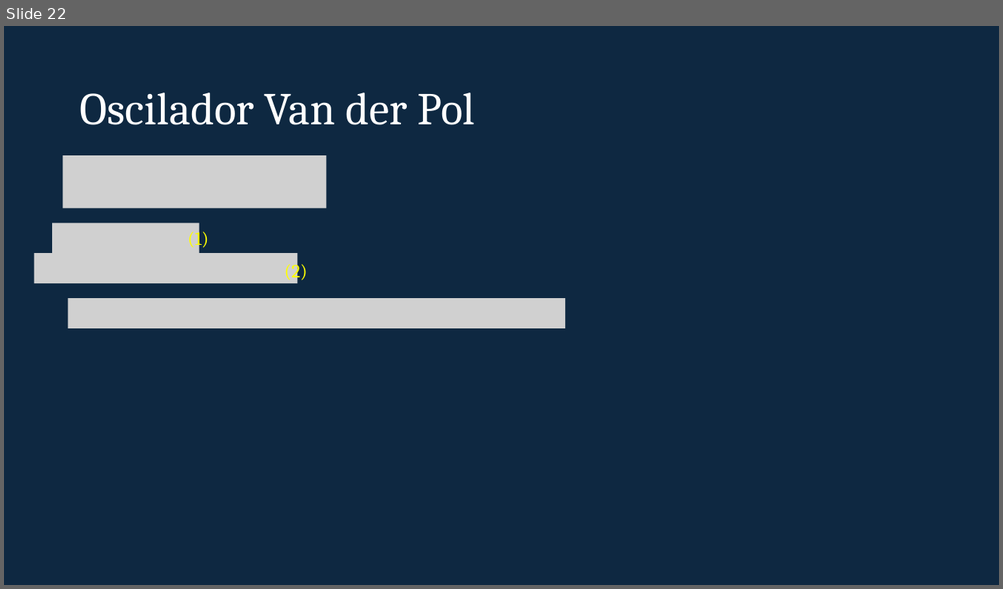
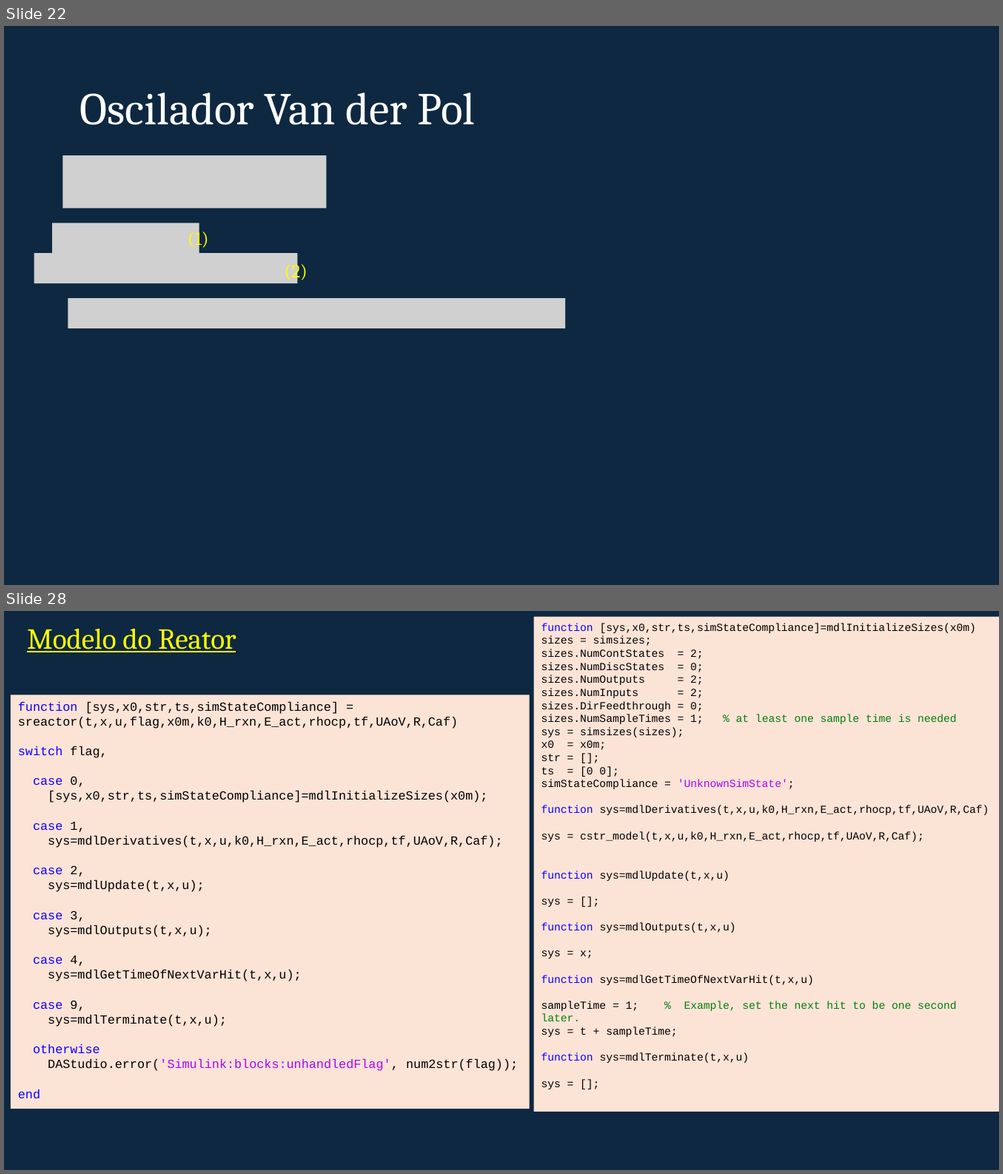
Before and after one commit to sergioacg/simulink-ep, a slide deck: Simulink.pptx. Shown one above the other, each under a label of ours: slide 22 before the commit, slides 22 and 28 after it; the slides between them are not shown. The pictures are 1003x589 and 1003x1174 pixels, drawn with LibreOffice and Linux fonts; fonts in the diff are those of the drawing; grey boxes stand for pictures; background and template pictures are left out. Boxes give left, top, right and bottom in pixels: in the first picture for what was removed or moved away, otherwise in the second. Text is boxed around its words. In the diff, an @@ line names an element or a change of style, - is before the commit and + after.

```diff
--- a/Simulink.pptx
+++ b/Simulink.pptx
@@ slide 28 added at bbox=[4, 611, 999, 1170], background #0E2841 @@
@@ title added at bbox=[27, 628, 236, 652], 28 pt, text #FFFF00, underline @@
+Modelo do Reator
@@ rectangle added at bbox=[534, 617, 999, 1113], fill #FBE3D6, 10.5 pt, text #000000 @@
+function [sys,x0,str,ts,simStateCompliance]=mdlInitializeSizes(x0m)
+sizes = simsizes;
+sizes.NumContStates = 2;
+sizes.NumDiscStates = 0;
+sizes.NumOutputs = 2;
+sizes.NumInputs = 2;
+sizes.DirFeedthrough = 0;
+sizes.NumSampleTimes = 1; % at least one sample time is needed
+sys = simsizes(sizes);
+x0 = x0m;
+str = [];
+ts = [0 0];
+simStateCompliance = 'UnknownSimState';
+function sys=mdlDerivatives(t,x,u,k0,H_rxn,E_act,rhocp,tf,UAoV,R,Caf)
+sys = cstr_model(t,x,u,k0,H_rxn,E_act,rhocp,tf,UAoV,R,Caf);
+function sys=mdlUpdate(t,x,u)
+sys = [];
+function sys=mdlOutputs(t,x,u)
+sys = x;
+function sys=mdlGetTimeOfNextVarHit(t,x,u)
+sampleTime = 1; % Example, set the next hit to be one second later.
+sys = t + sampleTime;
+function sys=mdlTerminate(t,x,u)
+sys = [];
@@ rectangle added at bbox=[11, 695, 529, 1109], fill #FBE3D6, 12 pt, text #000000 @@
+function [sys,x0,str,ts,simStateCompliance] = sreactor(t,x,u,flag,x0m,k0,H_rxn,E_act,rhocp,tf,UAoV,R,Caf)
+switch flag,
+case 0,
+[sys,x0,str,ts,simStateCompliance]=mdlInitializeSizes(x0m);
+case 1,
+sys=mdlDerivatives(t,x,u,k0,H_rxn,E_act,rhocp,tf,UAoV,R,Caf);
+case 2,
+sys=mdlUpdate(t,x,u);
+case 3,
+sys=mdlOutputs(t,x,u);
+case 4,
+sys=mdlGetTimeOfNextVarHit(t,x,u);
+case 9,
+sys=mdlTerminate(t,x,u);
+otherwise
+DAStudio.error('Simulink:blocks:unhandledFlag', num2str(flag));
+end
```
Also in this commit, not shown: 5 other slides added, 23 other files.
